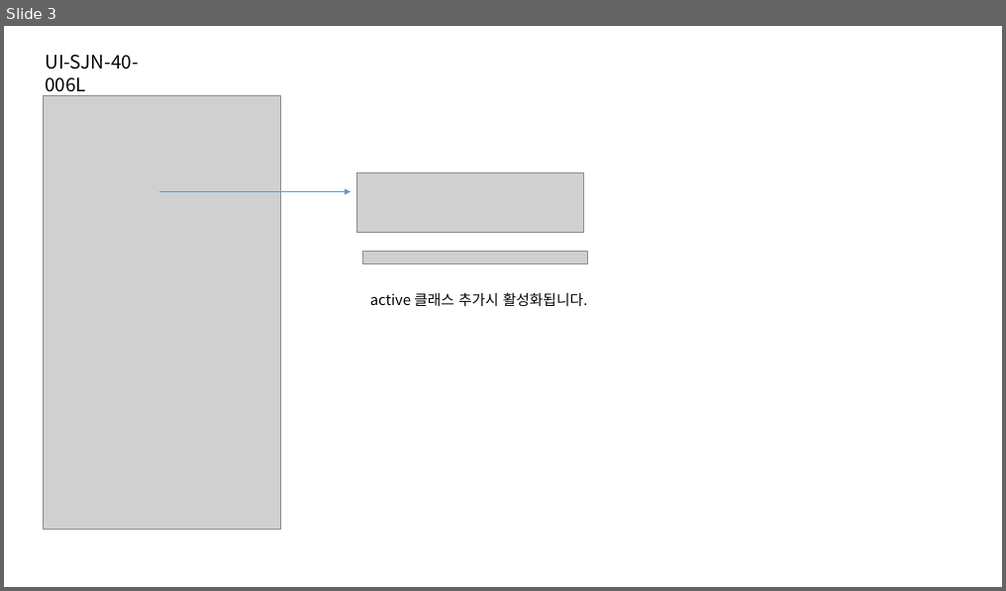
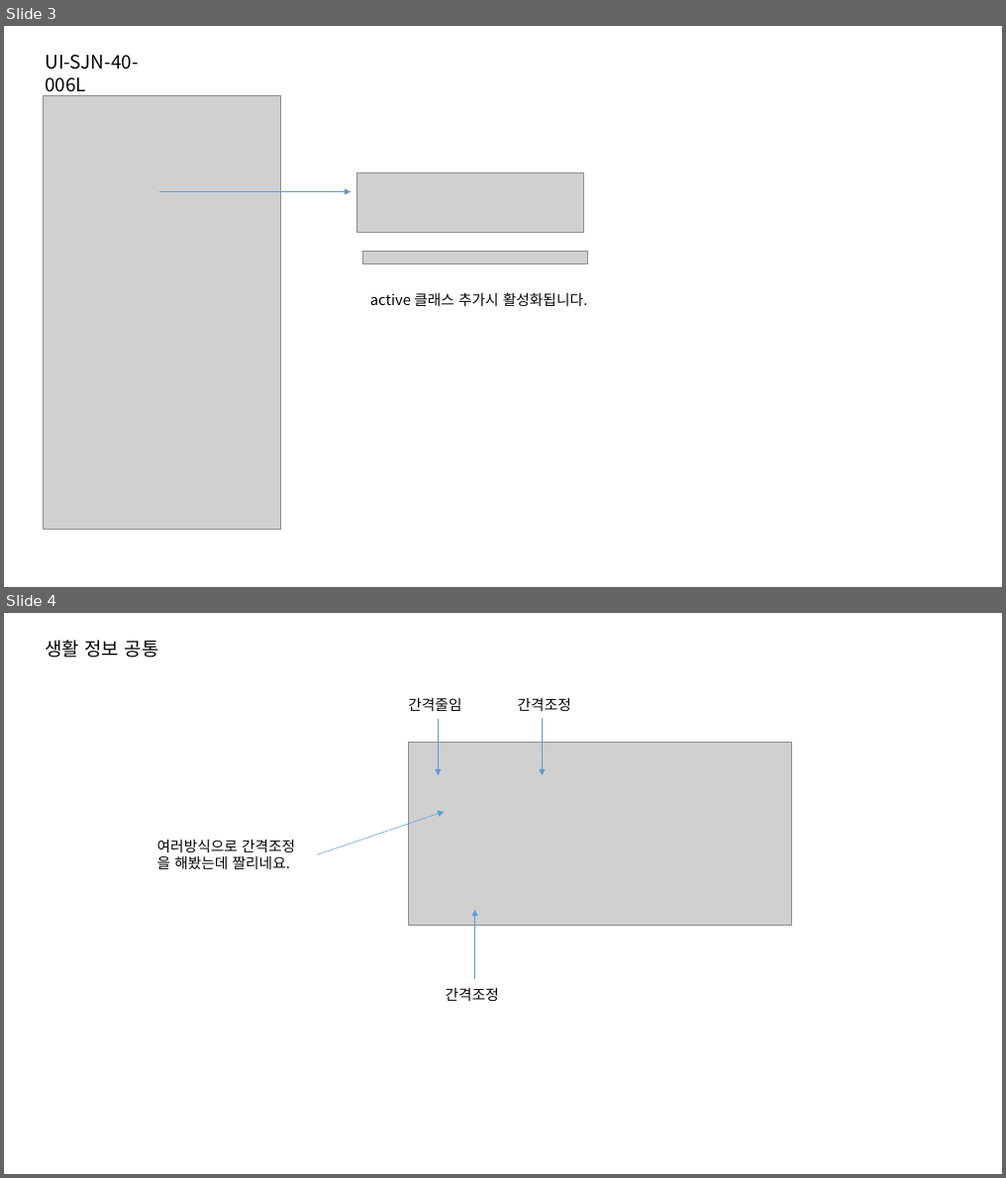
Before and after one commit to jeoungGyy/sejong, a slide deck: ppt/03-22.pptx. Shown one above the other, each under a label of ours: slide 3 before the commit, slides 3 and 4 after it. The pictures are 1006x591 and 1006x1178 pixels, drawn with LibreOffice and Linux fonts; fonts in the diff are those of the drawing; grey boxes stand for pictures. Boxes give left, top, right and bottom in pixels: in the first picture for what was removed or moved away, otherwise in the second. Text is boxed around its words. In the diff, an @@ line names an element or a change of style, - is before the commit and + after.

Commit message:
생활정보 공통 메뉴 - 태블릿에서 간격 수정

```diff
--- a/ppt/03-22.pptx
+++ b/ppt/03-22.pptx
@@ slide 4 added at (4,613,1002,1174), background #FFFFFF @@
@@ text added at (45,640,159,658), 18 pt, text #000000 @@
+생활 정보 공통
@@ text added at (408,698,461,711), 14 pt, text #000000 @@
+간격줄임
@@ text added at (518,698,571,711), 14 pt, text #000000 @@
+간격조정
@@ arrow added from (439, 719) to (439, 775), #5B9BD5 0.5 pt @@
@@ arrow added from (543, 718) to (543, 775), #5B9BD5 0.5 pt @@
@@ picture added at (408,742,791,925) @@
@@ arrow added from (317, 855) to (445, 812), #5B9BD5 0.5 pt @@
@@ text added at (157,840,295,869), 14 pt, text #000000 @@
+여러방식으로 간격조정
+을 해봤는데 짤리네요.
@@ arrow added from (475, 979) to (475, 910), #5B9BD5 0.5 pt @@
@@ text added at (446,988,499,1001), 14 pt, text #000000 @@
+간격조정
```
Also in this commit, not shown: 3 other files.
